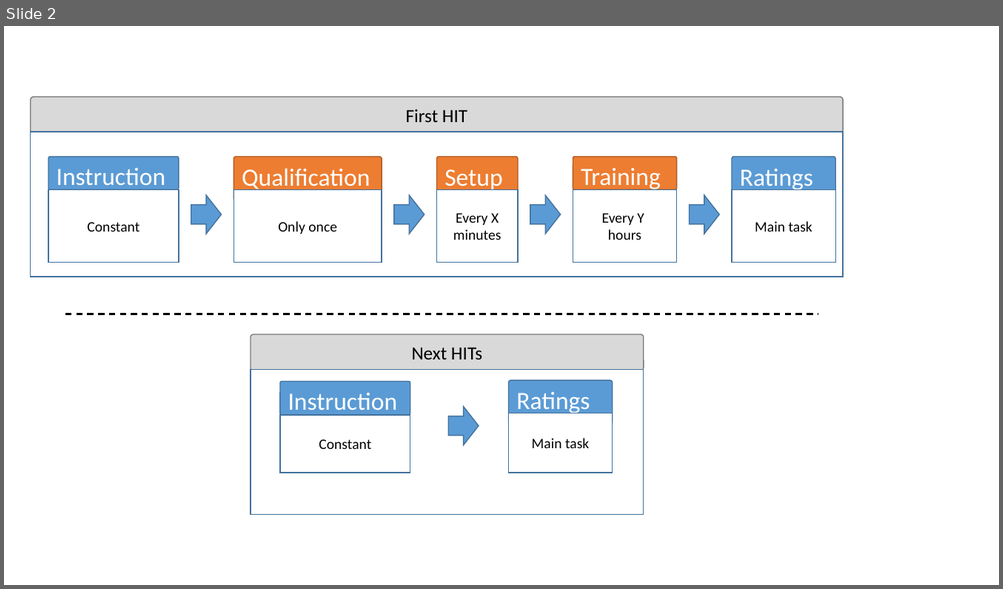
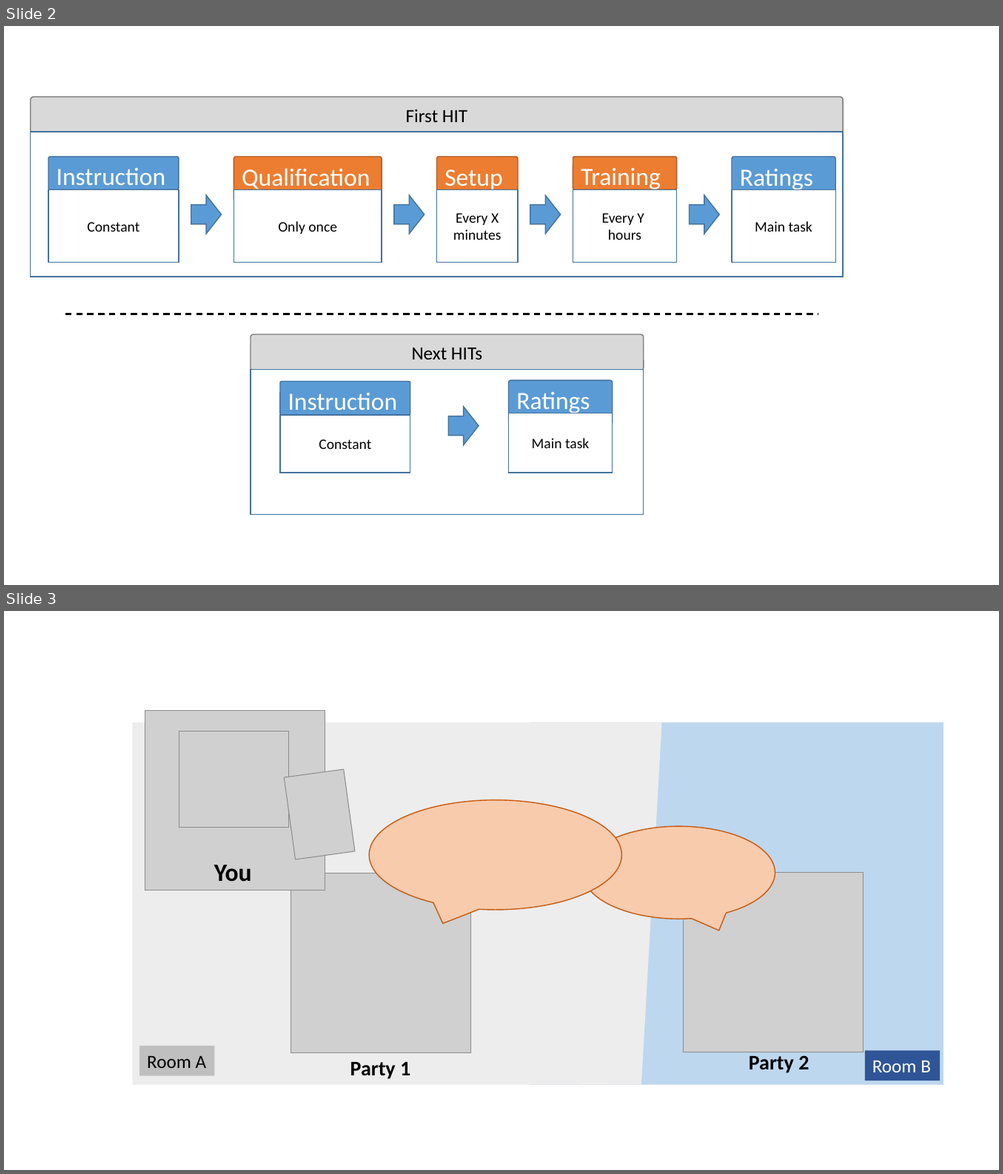
Before and after one commit to microsoft/P.808, a slide deck: src/P808Template/assets/img/process_2.pptx. Shown one above the other, each under a label of ours: slide 2 before the commit, slides 2 and 3 after it. The pictures are 1003x589 and 1003x1174 pixels, drawn with LibreOffice and Linux fonts; fonts in the diff are those of the drawing; grey boxes stand for pictures. Boxes give left, top, right and bottom in pixels: in the first picture for what was removed or moved away, otherwise in the second. Text is boxed around its words. In the diff, an @@ line names an element or a change of style, - is before the commit and + after.

```diff
--- a/src/P808Template/assets/img/process_2.pptx
+++ b/src/P808Template/assets/img/process_2.pptx
@@ slide 3 added at bbox=[4, 611, 999, 1170], background #FFFFFF @@
@@ picture added at bbox=[145, 710, 325, 890] @@
@@ rectangle added at bbox=[132, 722, 605, 1085], fill #EDEDED @@
@@ picture added at bbox=[179, 731, 289, 827] @@
@@ rectangle added at bbox=[530, 722, 943, 1085], fill #BDD7EE @@
@@ parallelogram added at bbox=[580, 722, 662, 1085], fill #EDEDED @@
@@ picture added at bbox=[284, 769, 356, 860] @@
@@ speech bubble added at bbox=[369, 800, 622, 910], fill #F8CBAD, outline #C55A11 1 pt @@
@@ speech bubble added at bbox=[582, 826, 775, 919], fill #F8CBAD, outline #C55A11 1 pt @@
@@ text added at bbox=[214, 865, 252, 882], 24 pt, text #000000, bold @@
+You
@@ picture added at bbox=[291, 874, 471, 1054] @@
@@ picture added at bbox=[684, 873, 864, 1053] @@
@@ rectangle added at bbox=[140, 1046, 214, 1076], fill #BFBFBF, 18 pt, text #000000 @@
+Room A
@@ rectangle added at bbox=[865, 1051, 939, 1081], fill #2F5597, 18 pt, text #FFFFFF @@
+Room B
@@ text added at bbox=[350, 1062, 410, 1079], 20 pt, text #000000, bold @@
+Party 1
@@ text added at bbox=[748, 1056, 808, 1073], 20 pt, text #000000, bold @@
+Party 2
```
Also in this commit, not shown: 1 other slide added, 6 other files.
